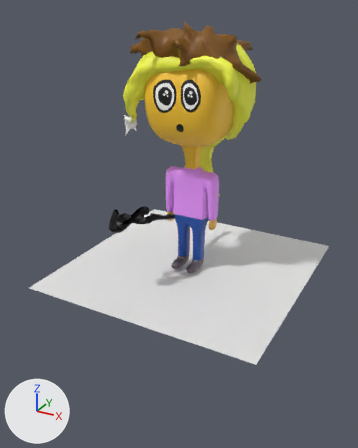
One commit to the glTF model public/static/character3.glb: the scene before it, then after it.
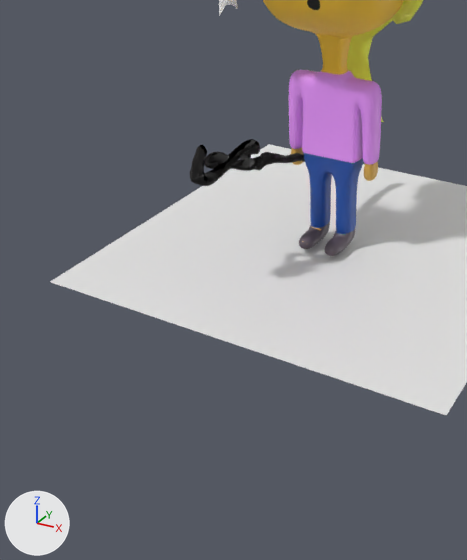
Each version appears first whole from a 50 mm camera at (5.44, -10.56, 6.42) aimed at (-0.26, -0.2, 1.24), and next in a close-up on the part from 0% to 75% of the width and 28% to 100% of the height. Every picture has the same lights, and +X, +Y and +Z are marked at lower left. Where no turn or scale is listed for an object, it has been applied to the vertices.

The first close-up shows 'Plane', 'hair_long', 'head', 'pants', 'shirt', 'shoes', 'staff_beginner'.
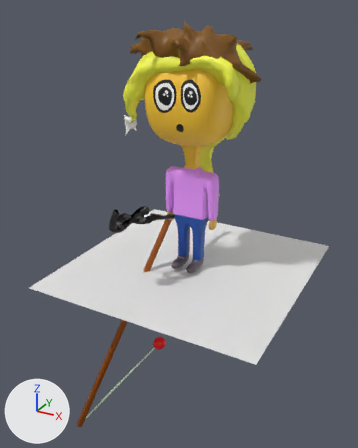
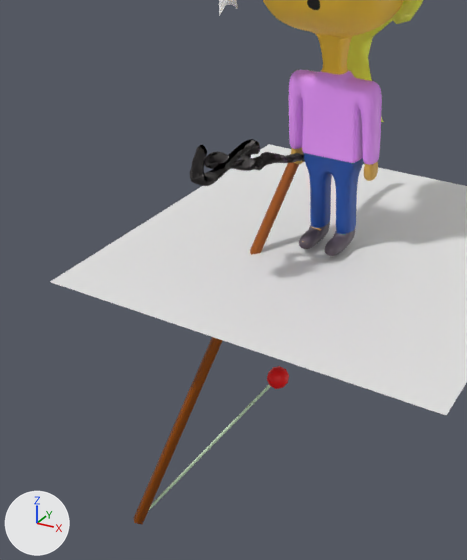
The change in detail:
Picture 'fishing rod' (img_fishing_rod) is new.
Material 'Material.001' (mat_material_001) is new.
Its texture is img_fishing_rod.
Mesh me_cube is new.
It has 56 vertices, 108 faces and spans x -1.19..0.35, y -3.17..0.13, z -5.19..0.14.
It uses material mat_material_001 (picture img_fishing_rod).
Object 'fishing rod' (ob_fishing_rod) is new; it shows me_cube.
Its location is (-0.6, -0.02, 1.35).

Pixel boxes [x1, y1, x2, y2] of what changed, in the close-ups (467 x 560 px):
'fishing rod', added (brown)
    after: [133, 162, 300, 525]
